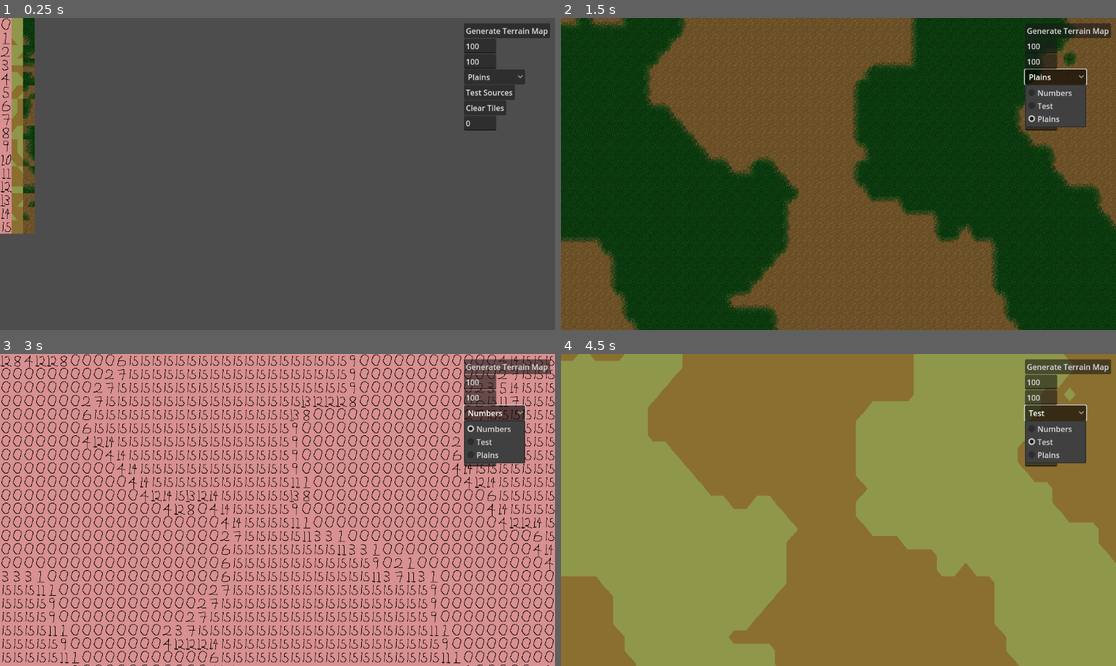
Above: before the commit, frames 1-4 (two rows, left to right).
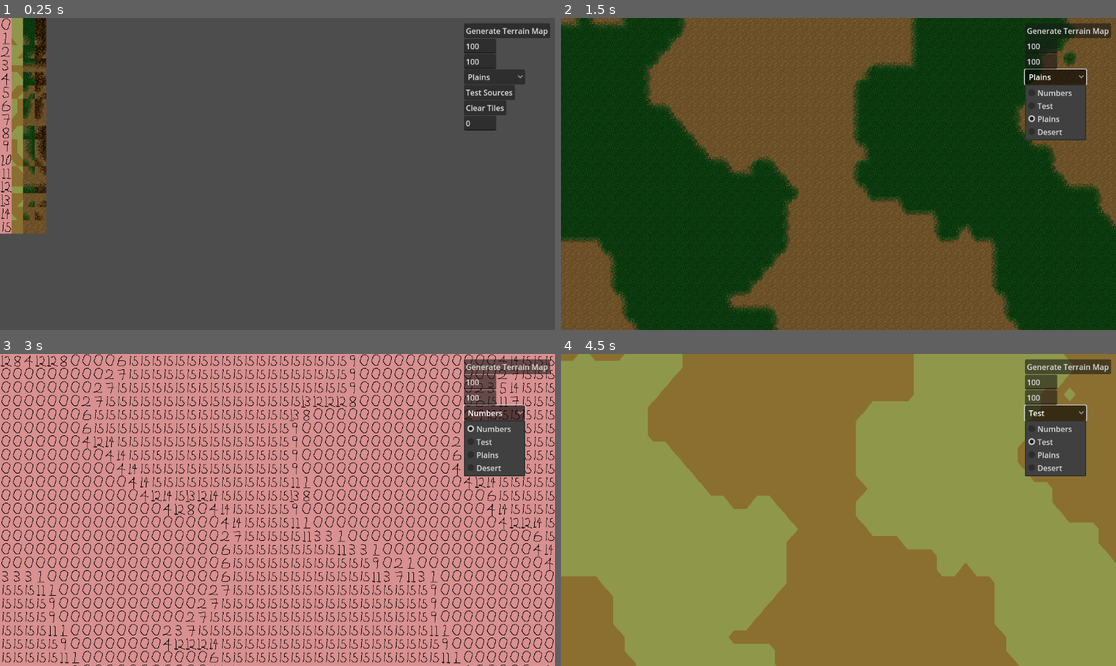
Above: after the commit, the same moments.

Repository: 28jb11/space-game
Game: Godot game, scene res://scenes/test_bed.tscn
Same seed, same stepped clock (60 frames per second), same inputs: the game is played once before the commit and once after it.
Inputs:
- Up to frame 1 (0.25 s): no input
- Up to frame 2 (1.5 s): click "Generate Terrain Map" at 0.5 s; click "Plains" at 1.25 s
- Up to frame 3 (3 s): click "Test Sources" at 2 s; click "Numbers" at 2.75 s
- Up to frame 4 (4.5 s): click "Clear Tiles" at 3.5 s; click "Test" at 4.25 s

The runs differ from the first frame. In frame 1, 1.4% of the frame differs, in the area x 6-9%, y 0-70%; in frame 2, 0.5%; in frame 3, 0.4%; in frame 4, 0.5%.

Commit message:
debug MS. add more textures

Diff:
--- a/resources/ms_tileset.tres
+++ b/resources/ms_tileset.tres
@@ -1,8 +1,9 @@
-[gd_resource type="TileSet" load_steps=7 format=3 uid="uid://clrqds1f1ui54"]
+[gd_resource type="TileSet" load_steps=9 format=3 uid="uid://clrqds1f1ui54"]
 
 [ext_resource type="Texture2D" uid="uid://d2fjstxgf0e4n" path="res://resources/dirt_to_grass_tyrian.png" id="2_ah3qe"]
 [ext_resource type="Texture2D" uid="uid://bw1quo2ek5oe6" path="res://resources/marchingsquares.png" id="2_blbig"]
 [ext_resource type="Texture2D" uid="uid://wihf1mr8ion7" path="res://resources/numbers.png" id="3_wbueh"]
+[ext_resource type="Texture2D" uid="uid://b5sxxfbl7uxd1" path="res://resources/rocks_to_dirt_tyrian.png" id="4_pf6v2"]
 
 [sub_resource type="TileSetAtlasSource" id="TileSetAtlasSource_ps1pu"]
 resource_name = "ms_case_numbers"
@@ -115,6 +116,46 @@
 5:2/0 = 0
 5:2/0/custom_data_0 = -1
 
+[sub_resource type="TileSetAtlasSource" id="TileSetAtlasSource_yvkuj"]
+resource_name = "desert"
+texture = ExtResource("4_pf6v2")
+texture_region_size = Vector2i(24, 28)
+0:0/0 = 0
+0:0/0/custom_data_0 = 2
+1:0/0 = 0
+1:0/0/custom_data_0 = 3
+2:0/0 = 0
+2:0/0/custom_data_0 = 1
+3:0/0 = 0
+3:1/0 = 0
+3:1/0/custom_data_0 = 7
+2:1/0 = 0
+2:1/0/custom_data_0 = 9
+1:1/0 = 0
+1:1/0/custom_data_0 = 15
+0:1/0 = 0
+0:1/0/custom_data_0 = 6
+0:2/0 = 0
+0:2/0/custom_data_0 = 4
+1:2/0 = 0
+1:2/0/custom_data_0 = 12
+2:2/0 = 0
+2:2/0/custom_data_0 = 8
+3:2/0 = 0
+3:2/0/custom_data_0 = 14
+4:2/0 = 0
+4:2/0/custom_data_0 = 13
+4:1/0 = 0
+4:1/0/custom_data_0 = 11
+5:1/0 = 0
+5:1/0/custom_data_0 = 10
+5:0/0 = 0
+5:0/0/custom_data_0 = 5
+4:0/0 = 0
+4:0/0/custom_data_0 = -1
+5:2/0 = 0
+5:2/0/custom_data_0 = -1
+
 [resource]
 tile_size = Vector2i(24, 28)
 custom_data_layer_0/name = "ms_case"
@@ -122,3 +163,4 @@
 sources/1 = SubResource("TileSetAtlasSource_uor2f")
 sources/0 = SubResource("TileSetAtlasSource_ps1pu")
 sources/2 = SubResource("TileSetAtlasSource_fog6k")
+sources/3 = SubResource("TileSetAtlasSource_yvkuj")
--- a/scenes/main.tscn
+++ b/scenes/main.tscn
@@ -1,7 +1,3 @@
-[gd_scene load_steps=2 format=3 uid="uid://ce1sjbq7xhcqp"]
-
-[ext_resource type="PackedScene" uid="uid://c3opfl4r2s7y6" path="res://scenes/test_bed.tscn" id="1_2ef4w"]
+[gd_scene format=3 uid="uid://ce1sjbq7xhcqp"]
 
 [node name="Main" type="Node"]
-
-[node name="TestBed" parent="." instance=ExtResource("1_2ef4w")]
--- a/scenes/test_bed.tscn
+++ b/scenes/test_bed.tscn
@@ -46,12 +46,14 @@
 offset_right = 127.0
 offset_bottom = 127.0
 selected = 2
-item_count = 3
+item_count = 4
 popup/item_0/text = "Numbers"
 popup/item_1/text = "Test"
 popup/item_1/id = 1
 popup/item_2/text = "Plains"
 popup/item_2/id = 2
+popup/item_3/text = "Desert"
+popup/item_3/id = 3
 
 [node name="HeightInput" type="LineEdit" parent="TestControls"]
 layout_mode = 0
--- a/scripts/terrain_tiles.gd
+++ b/scripts/terrain_tiles.gd
@@ -48,18 +48,22 @@
 		var y = position.y
 
 		var top_left = map.get(Vector2(x, y), "")
+		print("tl", Vector2i(x,y), top_left)
 		var top_right = map.get(Vector2(x + 1, y), "")
+		print("tr", Vector2i(x + 1, y), top_right)
 		var bottom_left = map.get(Vector2(x, y + 1), "")
+		print("bl", Vector2i(x,y+1), bottom_left)
 		var bottom_right = map.get(Vector2(x + 1, y + 1), "")
+		print("br", Vector2i(x+1,y+1), bottom_right)
 
 		var index = 0
-		if bottom_left:
+		if int(bottom_left) == 1:
 			index |= 1
-		if bottom_right:
+		if int(bottom_right) == 1:
 			index |= 2
-		if top_right:
+		if int(top_right) == 1:
 			index |= 4
-		if top_left:
+		if int(top_left) == 1:
 			index |= 8
 
 		return index
Binary file added: resources/rocks_to_dirt_tyrian.png
Not shown, added: resources/rocks_to_dirt_tyrian.png.import
Not shown, added: resources/rocks_to_dirt_tyrian.png.pxo
